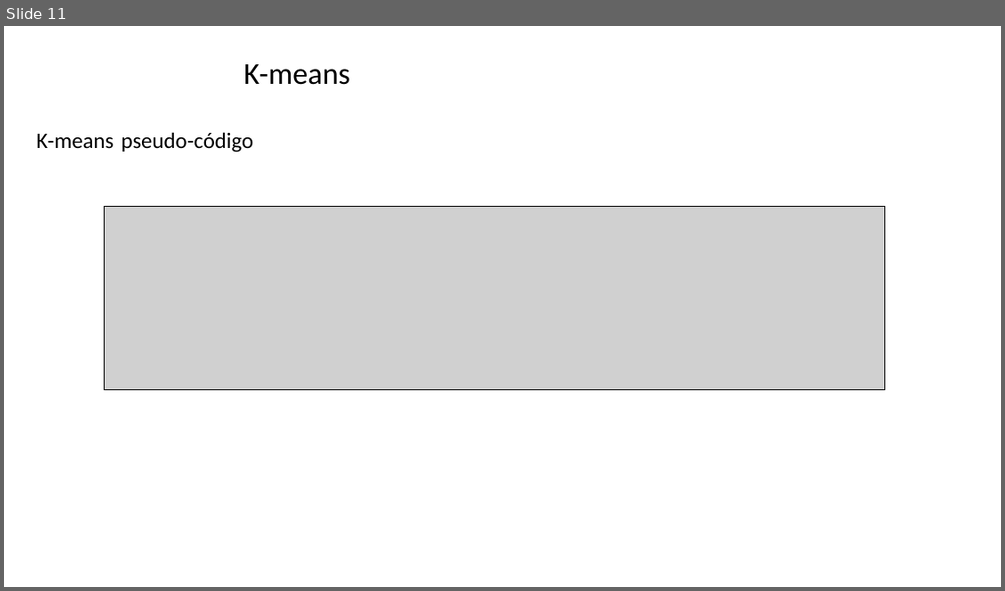
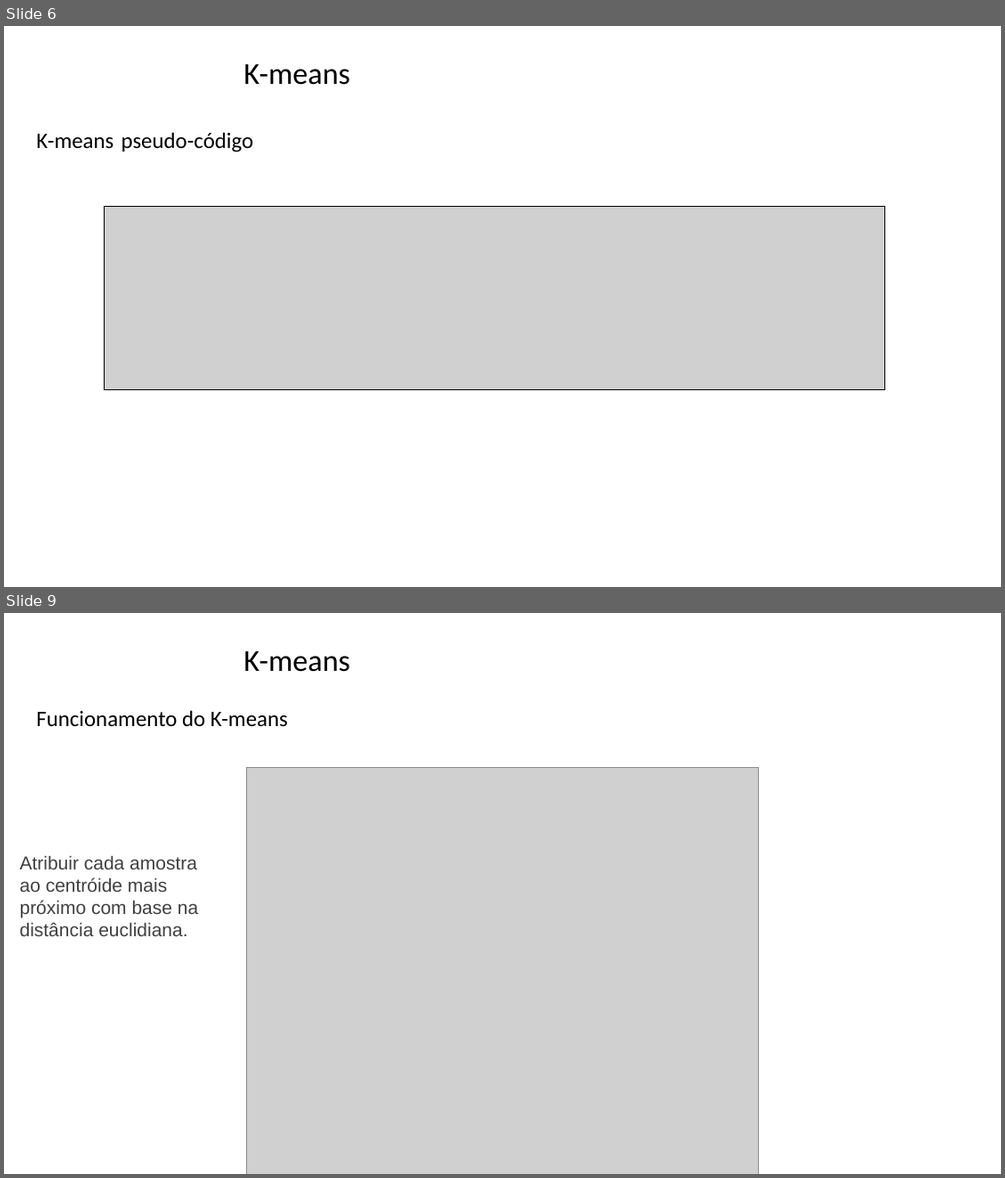
Before and after one commit to zz4fap/tp557-iot-ml, a slide deck: slides/TP557_16_detecção_de_anomalias.pptx. Shown one above the other, each under a label of ours: slide 11 before the commit, slides 6 and 9 after it; the slides between them are not shown. The pictures are 1005x591 and 1005x1178 pixels, drawn with LibreOffice and Linux fonts; fonts in the diff are those of the drawing; grey boxes stand for pictures; background and template pictures are left out. Boxes give left, top, right and bottom in pixels: in the first picture for what was removed or moved away, otherwise in the second. Text is boxed around its words. In the diff, an @@ line names an element or a change of style, - is before the commit and + after.

```diff
--- a/slides/TP557_16_detecção_de_anomalias.pptx
+++ b/slides/TP557_16_detecção_de_anomalias.pptx
@@ slide 9 added at (x1=4, y1=613, x2=1001, y2=1174), background picture (left out) @@
@@ title added at (x1=243, y1=651, x2=350, y2=672), 29.3 pt, text #000000 @@
+K-means
@@ text added at (x1=36, y1=710, x2=288, y2=727), 21.3 pt, text #000000 @@
+Funcionamento do K-means
@@ picture added at (x1=246, y1=767, x2=760, y2=1174) @@
@@ text added at (x1=20, y1=855, x2=198, y2=936), 18 pt, text #404040 @@
+Atribuir cada amostra ao centróide mais próximo com base na distância euclidiana.
@@ what was slide 11 is now slide 6 @@
```
Also in this commit, not shown: 5 slides changed, 8 other slides added, 1 slide removed.
